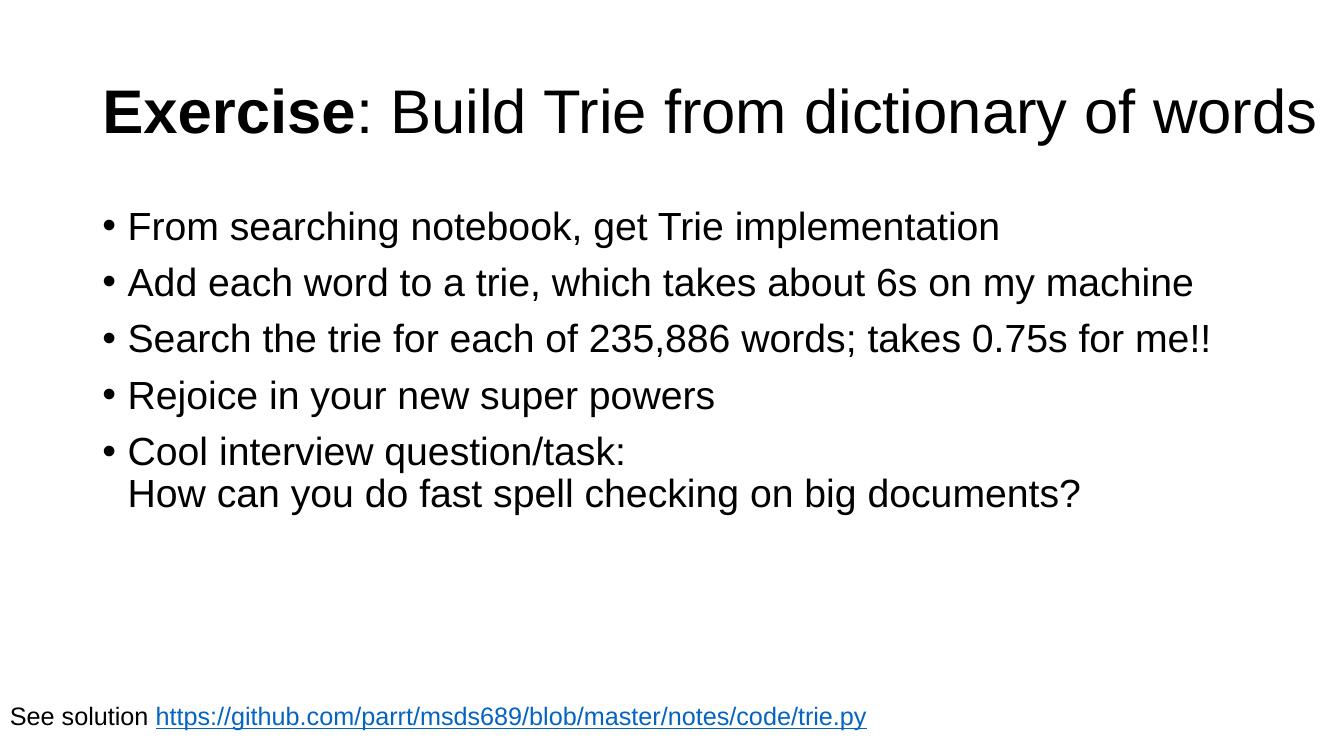
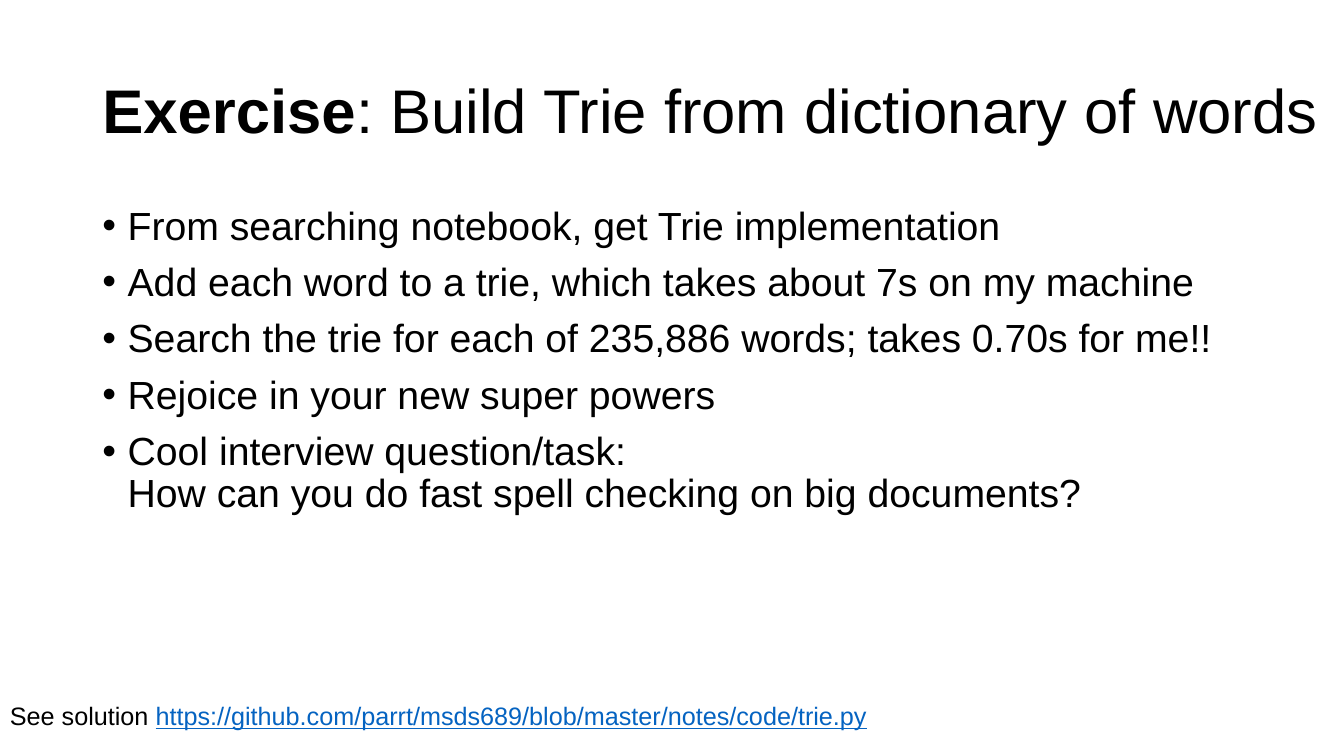
Before and after one commit to parrt/msds689, a slide deck: slide 19 of notes/searching.pptx. Drawn at 1344x756 pixels with LibreOffice and Linux fonts; fonts in the diff are those of the drawing; background and template pictures are left out. Boxes give left, top, right and bottom in pixels: in the first picture for what was removed or moved away, otherwise in the second. Text is boxed around its words. In the diff, an @@ line names an element or a change of style, - is before the commit and + after.

```diff
--- a/notes/searching.pptx
+++ b/notes/searching.pptx
@@ text at (128, 267, 1211, 357): text changed @@
-• Add each word to a trie, which takes about 6s on my machine
-• Search the trie for each of 235,886 words; takes 0.75s for me!!
+• Add each word to a trie, which takes about 7s on my machine
+• Search the trie for each of 235,886 words; takes 0.70s for me!!
```
Also in this commit, not shown: 14 other slides changed, 3 other files.
